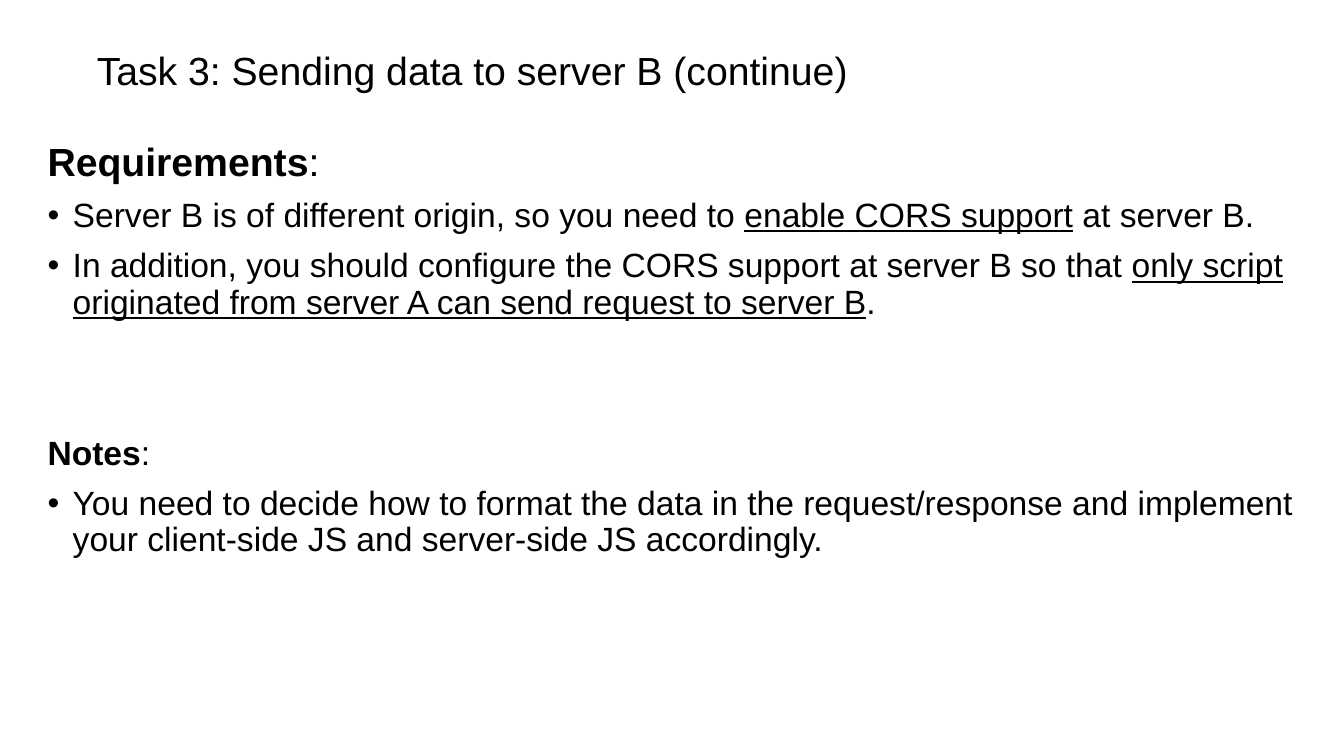
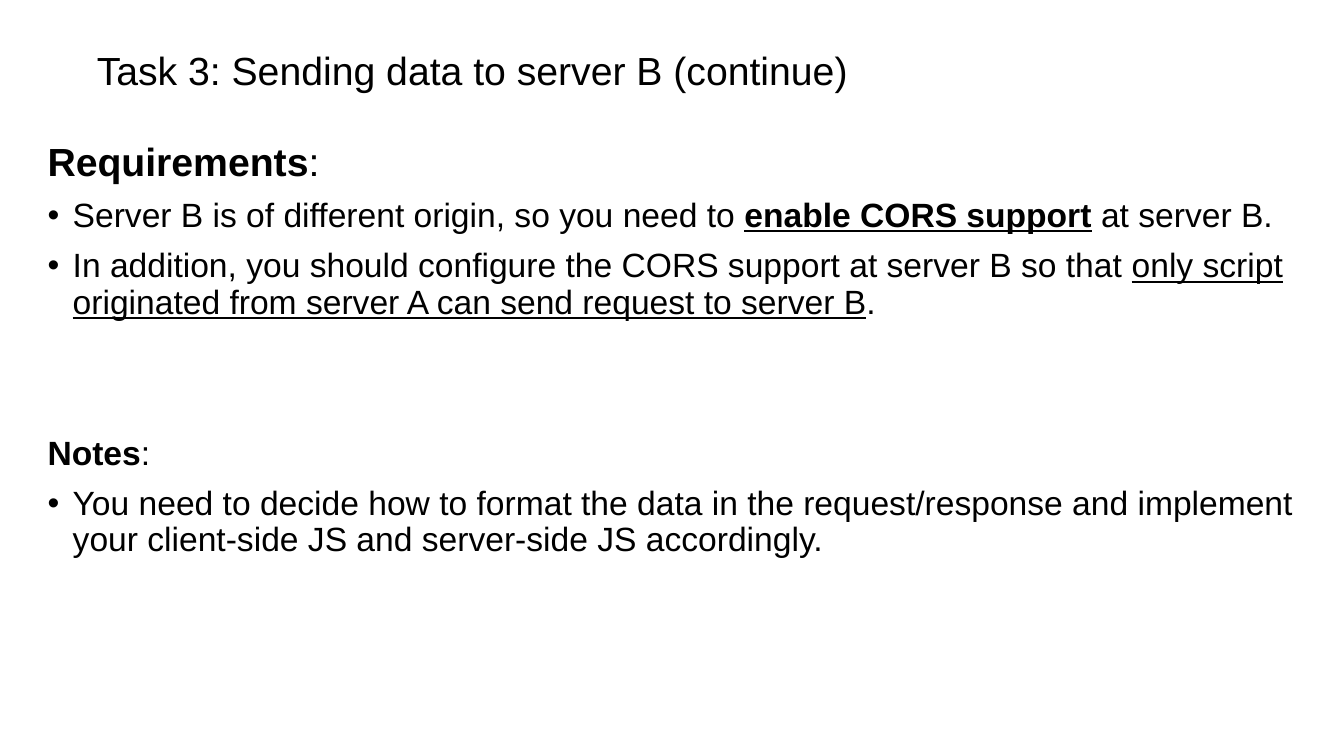
Before and after one commit to webfanrc/eclt5830-5840-exercise, a slide deck: slide 7 of ECLT5840/project-3/asgn3-spec.pptx. Drawn at 1344x756 pixels with LibreOffice and Linux fonts; fonts in the diff are those of the drawing. Boxes give left, top, right and bottom in pixels: in the first picture for what was removed or moved away, otherwise in the second. Text is boxed around its words. In the diff, an @@ line names an element or a change of style, - is before the commit and + after.

```diff
--- a/ECLT5840/project-3/asgn3-spec.pptx
+++ b/ECLT5840/project-3/asgn3-spec.pptx
@@ text at bbox=[73, 202, 1273, 234]: bold on in "enable CORS support" @@
```
Also in this commit, not shown: 1 other slide changed, 3 other files.
